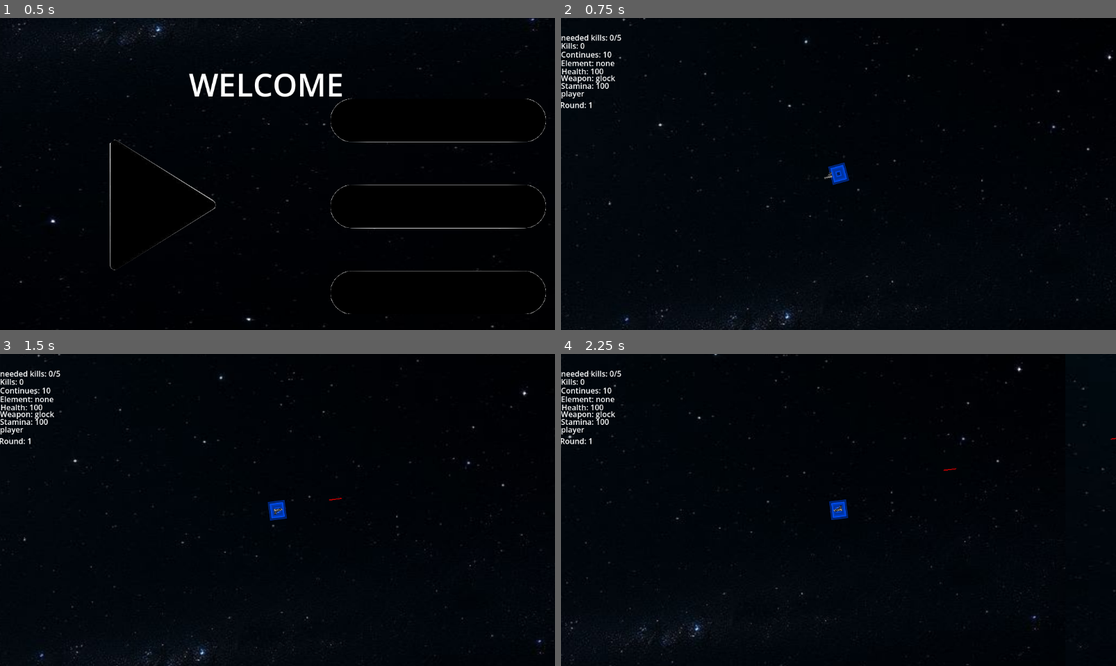
Above: before the commit, frames 1-4 (two rows, left to right).
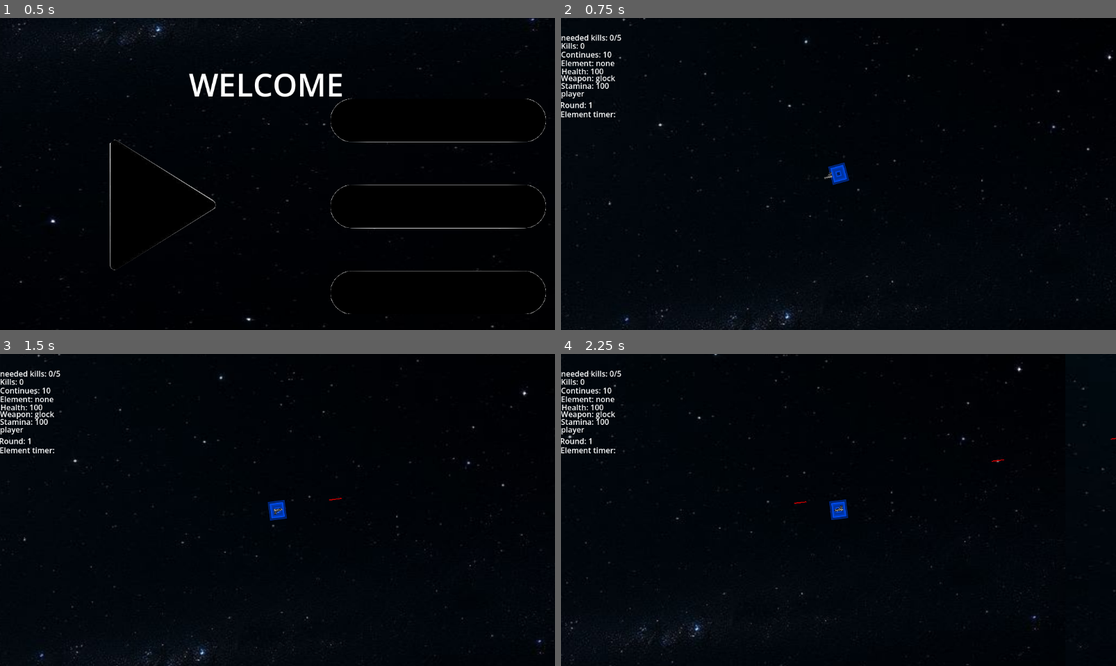
Above: after the commit, the same moments.

Repository: dreaemporer-sketch/menestrate
Game: Godot game, scene res://scenes/starting.tscn
Same seed, same stepped clock (60 frames per second), same inputs: the game is played once before the commit and once after it.
Inputs (mouse positions are in pixels of both pictures, inside the frame that each line leads up to):
- Up to frame 1 (0.5 s): no input
- Up to frame 2 (0.75 s): click (721, 205) at 0.5 s
- Up to frame 3 (1.5 s): tap Enter at 1.25 s; move the mouse to (399, 494) at 1.27 s; press the mouse at (399, 494) at 1.28 s; hold D (move_right) from 1.28 s (still down); tap Z (play) at 1.35 s
- Up to frame 4 (2.25 s): move the mouse to (727, 525) at 2.02 s; release D (move_right) at 2.03 s; release the mouse at (727, 525) at 2.03 s; hold S (move_down) from 2.03 s (still down); click (727, 525) at 2.1 s

Frame 1 is identical in both runs. In frame 2, 0.1% of the frame differs, in the area x 0-10%, y 29-32%; in frame 3, 0.1%; in frame 4, 0.2%, in the area x 0-80%, y 29-51%.
Error after the commit: Invalid access to property or key 'GlOCK_FIRE_RATE' on a base object of type 'Node (constant.gd)'. (res://scripts/player.gd:194)

Commit message:
progressing
trying to remove all the strings and integers. the magic strings and so.

Diff:
--- a/scenes/hud.tscn
+++ b/scenes/hud.tscn
@@ -73,7 +73,16 @@
 text = "player"
 
 [node name="Button" type="Button" parent="." unique_id=703225655]
-offset_right = 8.0
-offset_bottom = 8.0
+offset_left = 1.0
+offset_top = 3.0
+offset_right = 54.0
+offset_bottom = 34.0
 text = "menu
 "
+
+[node name="element_timer_label" type="Label" parent="." unique_id=346836455]
+offset_left = -1.0
+offset_top = 188.0
+offset_right = 114.0
+offset_bottom = 211.0
+text = "Element timer:"
--- a/scripts/bullet1.gd
+++ b/scripts/bullet1.gd
@@ -37,3 +37,18 @@
 		body.take_damage(damage, element)
 
 	queue_free()
+
+func update_bullet_colour():
+	match element:
+		Constant.ELEMENT_FIRE:
+			modulate = Constant.ELEMENT_FIRE_COLOR
+		Constant.ELEMENT_EARTH:
+			modulate = Constant.ELEMENT_EARTH_COLOR
+		Constant. ELEMENT_WATER:
+			modulate = Constant.ELEMENT_WATER_COLOR
+		Constant. ELEMENT_WIND:
+			modulate = Constant.ELEMENT_WIND_COLOR
+		Constant. ELEMENT_LIGHTNING:
+			modulate = Constant.ELEMENT_LIGHTNING_COLOR
+		Constant. ELEMENT_NONE:
+			modulate = Constant.ELEMENT_NONE_COLOR
--- a/scripts/constant.gd
+++ b/scripts/constant.gd
@@ -15,6 +15,12 @@
 const WEAPON_GLOCK = "glock"
 const WEAPON_SHOTGUN = "shotgun"
 const WEAPON_MACHINE = "machine"
+const GLOCK_FIRE_RATE = 0.6
+const GLOCK_DAMAGE = 4
+const SHOTGUN_FIRE_RATE = 0.9
+const SHOTGUN_DAMAGE = 5
+const MACHINE_FIRE_RATE = 0.1
+const MACHINE_DAMAGE = 3
 
 # Player
 const STARTING_HEALTH = 100
@@ -24,3 +30,10 @@
 # Enemy
 const DAMAGE_INTERVAL = 3.0
 const BULLET_LIFETIME = 3.0
+
+const ELEMENT_FIRE_COLOR = Color(1, 0.2, 0.1)
+const ELEMENT_WATER_COLOR = Color(0.2, 0.5, 1)
+const ELEMENT_EARTH_COLOR = Color(0.6, 0.4, 0.2)
+const ELEMENT_LIGHTNING_COLOR = Color(1, 1, 0.2)
+const ELEMENT_WIND_COLOR = Color(0.3, 1, 0.5)
+const ELEMENT_NONE_COLOR = Color(1, 1, 1)
--- a/scripts/earthboss.gd
+++ b/scripts/earthboss.gd
@@ -4,7 +4,7 @@
 	speed = 40
 	health = 250
 	damage = 35
-	resistance = "earth"
+	resistance = Constant.ELEMENT_EARTH
 
 	super._ready()
 
--- a/scripts/earthenemy.gd
+++ b/scripts/earthenemy.gd
@@ -1,12 +1,12 @@
 extends "res://scripts/enemy.gd"
 
-var enemy_type = "earth"
+var enemy_type =  Constant.ELEMENT_EARTH
 
 func _ready():
 	speed = 220
 	health = 2
-	resistance = "earth"
-	enemy_type = "earth"
+	resistance = Constant.ELEMENT_EARTH
+	enemy_type = Constant.ELEMENT_EARTH
 	super._ready()
 #==========
 #Dimming
--- a/scripts/enemy.gd
+++ b/scripts/enemy.gd
@@ -31,19 +31,19 @@
 	if element == resistance:
 		amount *= 0.3
 
-	elif element == "water" and resistance == "fire":
+	elif element == Constant.ELEMENT_WATER and resistance == Constant.ELEMENT_FIRE:
 		amount *= 2
 
-	elif element == "fire" and resistance == "earth":
+	elif element == Constant.ELEMENT_FIRE and resistance == Constant.ELEMENT_EARTH:
 		amount *= 2
 
-	elif element == "earth" and resistance == "lightning":
+	elif element == Constant.ELEMENT_EARTH and resistance ==Constant.ELEMENT_LIGHTNING:
 		amount *= 2
 
-	elif element == "lightning" and resistance == "water":
+	elif element == Constant.ELEMENT_LIGHTNING and resistance == Constant.ELEMENT_WATER:
 		amount *= 2
 
-	elif element == "wind" and resistance == "earth":
+	elif element == Constant.ELEMENT_WIND and resistance == Constant.ELEMENT_EARTH:
 		amount *= 2
 	health -= amount
 	update_health_visuals()
--- a/scripts/fireboss.gd
+++ b/scripts/fireboss.gd
@@ -4,7 +4,7 @@
 	speed = 50
 	health = 100
 	damage = 20
-	resistance = "fire"
+	resistance = Constant.ELEMENT_FIRE
 
 	super._ready()
 
--- a/scripts/fireenemy.gd
+++ b/scripts/fireenemy.gd
@@ -1,11 +1,11 @@
 extends "res://scripts/enemy.gd"
-var enemy_type = "fire"
+var enemy_type =  Constant.ELEMENT_FIRE
 func _ready():
 
 	speed = 100
 	health = 6
 
-	resistance = "fire"
-	enemy_type = "fire"
+	resistance = Constant.ELEMENT_FIRE
+	enemy_type = Constant.ELEMENT_FIRE
 
 	super._ready()
--- a/scripts/hud.gd
+++ b/scripts/hud.gd
@@ -10,8 +10,12 @@
 @export var continue_label: Label
 @export var stamina_label: Label
 @export var kills_label: Label
+@export var element_timer_label: Label
 
 func _process(_delta):
+	if player.current_element != Constant.ELEMENT_NONE:
+		element_timer_label.visible=true
+		element_timer_label.text = player.current_element + "+"
 	if player == null:
 		return
 
--- a/scripts/lightningboss.gd
+++ b/scripts/lightningboss.gd
@@ -4,7 +4,7 @@
 	speed = 100
 	health = 160
 	damage = 30
-	resistance = "lightning"
+	resistance = Constant.ELEMENT_LIGHTNING
 
 	super._ready()
 
--- a/scripts/lightningenemy.gd
+++ b/scripts/lightningenemy.gd
@@ -1,11 +1,11 @@
 extends "res://scripts/enemy.gd"
-var enemy_type = "lightning"
+var enemy_type =  Constant.ELEMENT_LIGHTNING
 func _ready():
 
 	speed = 220
 	health = 3
 
-	resistance = "lightning"
-	enemy_type = "lightning"
+	resistance = Constant.ELEMENT_LIGHTNING
+	enemy_type = Constant.ELEMENT_LIGHTNING
 
 	super._ready()
--- a/scripts/player.gd
+++ b/scripts/player.gd
@@ -127,6 +127,13 @@
 		if boss_spawned == false:
 			spawn_boss()
 			boss_spawned = true
+	if current_round % 5 == 0:
+
+		if orb_spawned_this_round == false:
+
+			spawn_orb()
+
+			orb_spawned_this_round = true
 	# ====================
 	# Elemental timer
 	# =====================
@@ -182,43 +189,22 @@
 
 	match current_weapon:
 
-		"glock":
+		Constant.WEAPON_GLOCK:
 			glock.visible = true
-			fire_rate = 0.6
-			bullet_damage = 4
-
-
-		"shotgun":
+			fire_rate = Constant.GlOCK_FIRE_RATE
+			bullet_damage = Constant.GlOCK_DAMAGE
+
+
+		Constant.WEAPON_SHOTGUN:
 			shotgun.visible = true
-			fire_rate = 0.9
-			bullet_damage = 5
-
-
-		"machine":
+			fire_rate = Constant.SHOTGUN_FIRE_RATE
+			bullet_damage = Constant.SHOTGUN_DAMAGE
+
+
+		Constant.WEAPON_MACHINE:
 			machinegun.visible = true
-			fire_rate = 0.1
-			bullet_damage = 3
-
-	# =====================
-	# ROUND TIMER
-	# =====================
-
-	# =====================
-	# ENEMY SPAWNING
-	# =====================
-
-
-	# =====================
-	# ORB SPAWNING
-	# =====================
-
-	if current_round % 5 == 0:
-
-		if orb_spawned_this_round == false:
-
-			spawn_orb()
-
-			orb_spawned_this_round = true
+			fire_rate = Constant.MACHINE_FIRE_RATE
+			bullet_damage = Constant.MACHINE_DAMAGE
 
 	# =====================
 	# UI
@@ -259,7 +245,7 @@
 			bullet.rotation = direction.angle()
 
 			bullet.element = current_element
-
+			bullet.update_bullet_color()
 			bullet.damage = bullet_damage
 
 	# NORMAL GUNS
@@ -455,17 +441,17 @@
 
 	var tween = get_tree().create_tween()
 
-	if current_weapon == "glock":
+	if current_weapon == Constant.WEAPON_GLOCK:
 
 		tween.tween_property(glock, "position", Vector2(-10, 0), 0.05)
 		tween.tween_property(glock, "position", Vector2(0, 0), 0.08)
 
-	if current_weapon == "shotgun":
+	if current_weapon == Constant.WEAPON_SHOTGUN:
 
 		tween.tween_property(shotgun, "position", Vector2(-15, 0), 0.05)
 		tween.tween_property(shotgun, "position", Vector2(0, 0), 0.08)
 
-	if current_weapon == "machine":
+	if current_weapon == Constant.WEAPON_MACHINE:
 
 		tween.tween_property(machinegun, "position", Vector2(-8, 0), 0.05)
 		tween.tween_property(machinegun, "position", Vector2(0, 0), 0.08)
--- a/scripts/waterboss.gd
+++ b/scripts/waterboss.gd
@@ -4,7 +4,7 @@
 	speed = 60
 	health = 140
 	damage = 25
-	resistance = "water"
+	resistance = Constant.ELEMENT_WATER
 
 	super._ready()
 
--- a/scripts/waterenemy.gd
+++ b/scripts/waterenemy.gd
@@ -1,10 +1,10 @@
 extends "res://scripts/enemy.gd"
-var enemy_type = "water"
+var enemy_type =  Constant.ELEMENT_WATER
 func _ready():
 
 	speed = 90
 	health = 6
 
-	resistance = "water"
-	enemy_type = "water"
+	resistance = Constant.ELEMENT_WATER
+	enemy_type = Constant.ELEMENT_WATER
 	super._ready()
--- a/scripts/windboss.gd
+++ b/scripts/windboss.gd
@@ -4,7 +4,7 @@
 	speed = 70
 	health = 120
 	damage = 20
-	resistance = "wind"
+	resistance = Constant.ELEMENT_WIND
 
 	super._ready()
 
--- a/scripts/windenemy.gd
+++ b/scripts/windenemy.gd
@@ -1,10 +1,10 @@
 extends "res://scripts/enemy.gd"
-var enemy_type = "wind"
+var enemy_type =  Constant.ELEMENT_WIND
 func _ready():
 
 	speed = 90
 	health = 6
 
-	resistance = "wind"
-	enemy_type = "wind"
+	resistance = Constant.ELEMENT_WIND
+	enemy_type = Constant.ELEMENT_WIND
 	super._ready()
